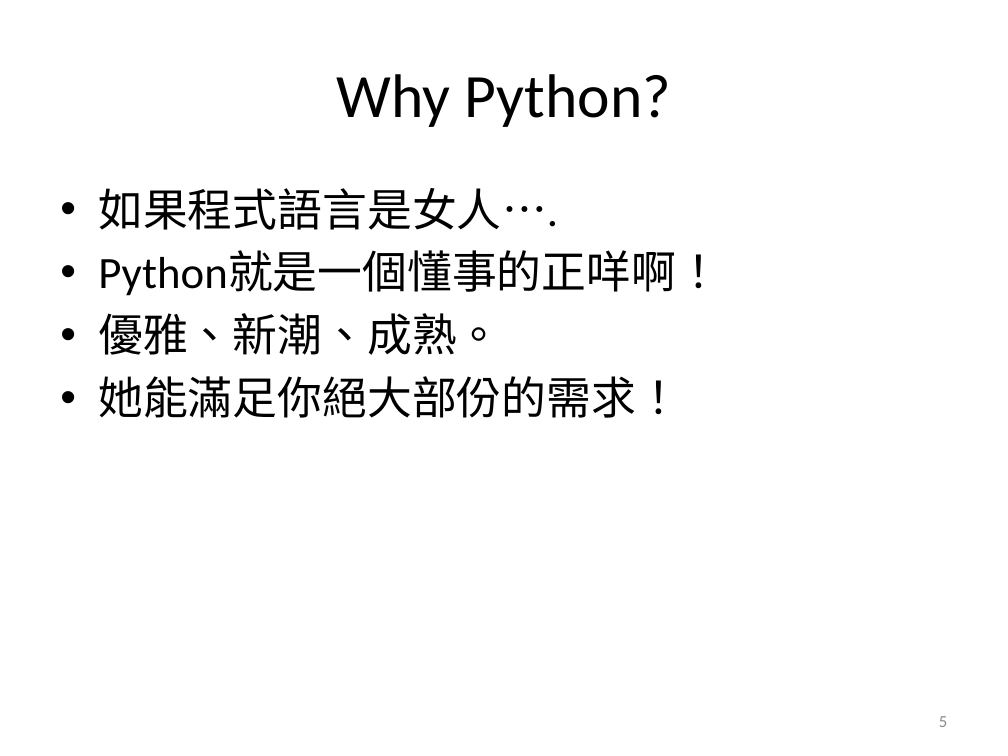
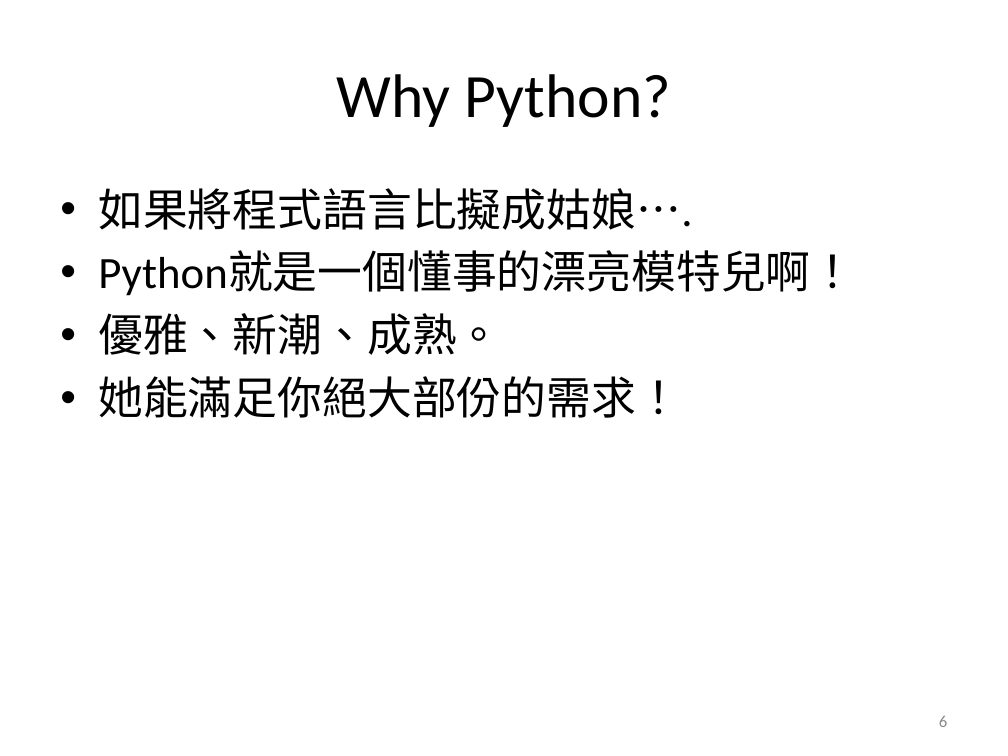
Before and after one commit to Jchou24/python_tutorial, a slide deck: slide 6 of lesson 0-Introduction/Introduction.pptx (slide 5 before the commit). Drawn at 1008x756 pixels with LibreOffice and Linux fonts; fonts in the diff are those of the drawing. Boxes give left, top, right and bottom in pixels: in the first picture for what was removed or moved away, otherwise in the second. Text is boxed around its words. In the diff, an @@ line names an element or a change of style, - is before the commit and + after.

```diff
--- a/lesson 0-Introduction/Introduction.pptx
+++ b/lesson 0-Introduction/Introduction.pptx
@@ text at (98,188,855,296): text changed @@
-• 如果程式語言是女人….
-• Python就是一個懂事的正咩啊！
+• 如果將程式語言比擬成姑娘….
+• Python就是一個懂事的漂亮模特兒啊！
@@ page number at (939,716,947,727): text changed @@
-5
+6
```
Also in this commit, not shown: 1 other slide changed, 1 slide added, 1 other file.
